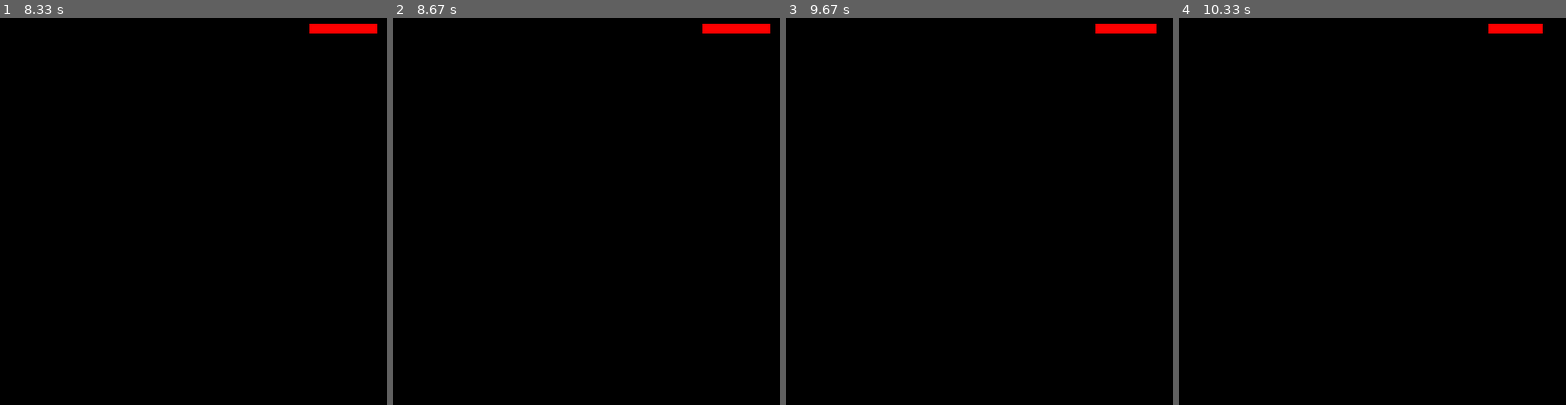
Above: before the commit, frames 1-4 (left to right).
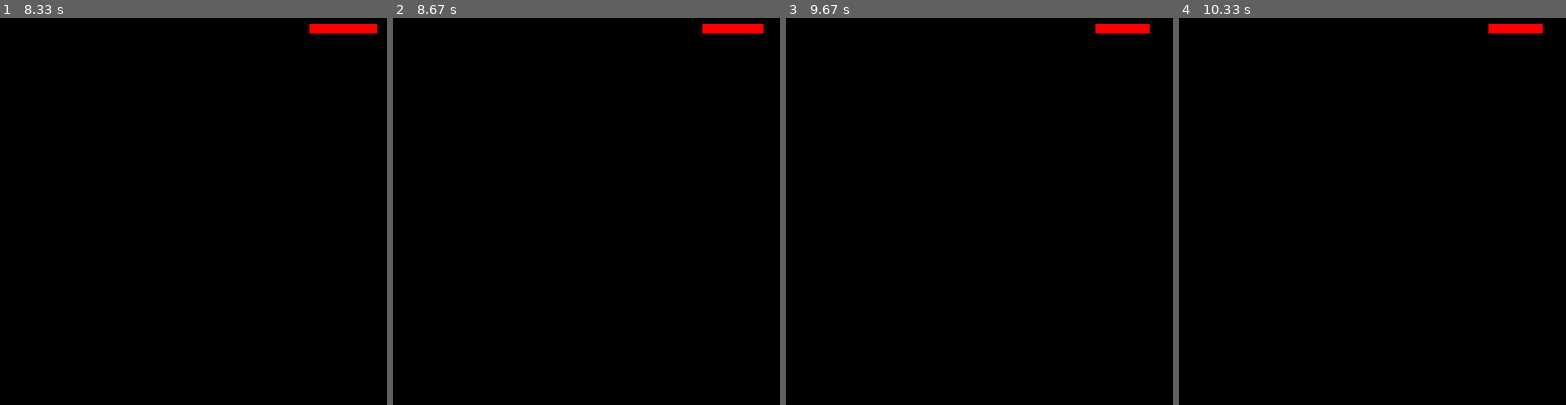
Above: after the commit, the same moments.

Repository: ShayanYaseen/pygame
Game: pygame game, started from 2dxplorer/gobline.py
Same seed, same stepped clock (60 frames per second), same inputs: the game is played once before the commit and once after it.
Inputs:
- Up to frame 1 (8.33 s): hold Left 0.33-0.87 s; hold Down 0.9-1.2 s; hold Left 1.23-1.63 s; hold Up 1.67-2.03 s; hold Right 2.07-2.7 s; hold Down 2.73-3.1 s; hold Left 3.13-3.6 s; hold Right 3.63-4.1 s; hold Up 4.13-4.43 s; hold Right 4.47-4.93 s; hold Left 4.97-5.5 s; hold Down 5.53-5.83 s; hold Left 5.87-6.27 s; hold Up 6.3-6.67 s; hold Right 6.7-7.33 s; hold Down 7.37-7.73 s; hold Left 7.77-8.23 s; hold Right from 8.27 s (still down)
- Up to frame 2 (8.67 s): keep holding Right
- Up to frame 3 (9.67 s): release Right at 8.73 s; hold Up 8.77-9.07 s; hold Right 9.1-9.57 s; hold Left from 9.6 s (still down)
- Up to frame 4 (10.33 s): release Left at 10.13 s; hold Down from 10.17 s (still down)
The pictures show only the part of the screen within x 50-100%, y 0-50%; the shares and areas given below are measured in that part.

Frame 1 is identical in both runs. In frame 2, less than 0.1% of the frame differs, in the area x 95-98%, y 1-5%; in frame 3, less than 0.1%; in frame 4, nothing differs.

Commit message:
slightly better hitboxes

Diff:
--- a/2dxplorer/gobline.py
+++ b/2dxplorer/gobline.py
@@ -28,6 +28,7 @@
         self.health=100
         self.atkcount=0
         self.isatk=False
+        self.curframe=None
         self.spr_walk_r=[pgm.image.load('./enemies/goblin_str/walk_right/{}.png'.format(x)) for x in range(9)]
         self.spr_walk_l=[pgm.image.load('./enemies/goblin_str/walk_left/{}.png'.format(x)) for x in range(9)]
         self.spr_walk_u=[pgm.image.load('./enemies/goblin_str/walk_up/{}.png'.format(x)) for x in range(9)]
@@ -59,12 +60,16 @@
                 self.draw(win)
             else:
                 if self.left:
+                    self.curframe=self.atk_l[self.atkcount//3]
                     win.blit(self.atk_l[self.atkcount//3], (self.x+self.width-self.atk_l[self.atkcount//3].get_width(), self.y))
                 elif self.right:
+                    self.curframe=self.atk_r[self.atkcount//3]
                     win.blit(self.atk_r[self.atkcount//3], (self.x, self.y))
                 elif self.up:
+                    self.curframe=self.atk_u[self.atkcount//3]
                     win.blit(self.atk_u[self.atkcount//3], (self.x, self.y+self.height-self.atk_u[self.atkcount//3].get_height()))
                 else:
+                    self.curframe=self.atk_d[self.atkcount//3]
                     win.blit(self.atk_d[self.atkcount//3], (self.x, self.y))
                 self.atkcount+=1
 
@@ -168,10 +173,14 @@
         return (self.left, self.right, self.up, self.down, self.idle)
 def redrawgamewindow():
     win.fill(black)
+    if e1.atkcount==4:
+        if e1.x<p1.x<e1.x+e1.curframe.get_width() or e1.y<p1.y<e1.y+e1.curframe.get_height():
+            p1.health-=10
+        elif e1.left:
+            if e1.x-e1.curframe.get_width()-e1.width<p1.x<e1.x:
+              p1.health-=10
+
     e1.draw(win)
-    if e1.atkcount==4:
-        if e1.x<p1.x<e1.x+e1.width or e1.y<p1.y<e1.y+e1.height:
-            p1.health-=10
     p1.draw(win)
     pgm.display.update()
 
@@ -183,6 +192,9 @@
             # If we pressed the quit button
             if event.type == pgm.QUIT:
                 run = False
+        if p1.health==0:
+            run=0
+            print("Game Over")
         keys = pgm.key.get_pressed()
         if keys[pgm.K_UP] and p1.y > p1.vel:
             # no animation for up therefore no sprite update
